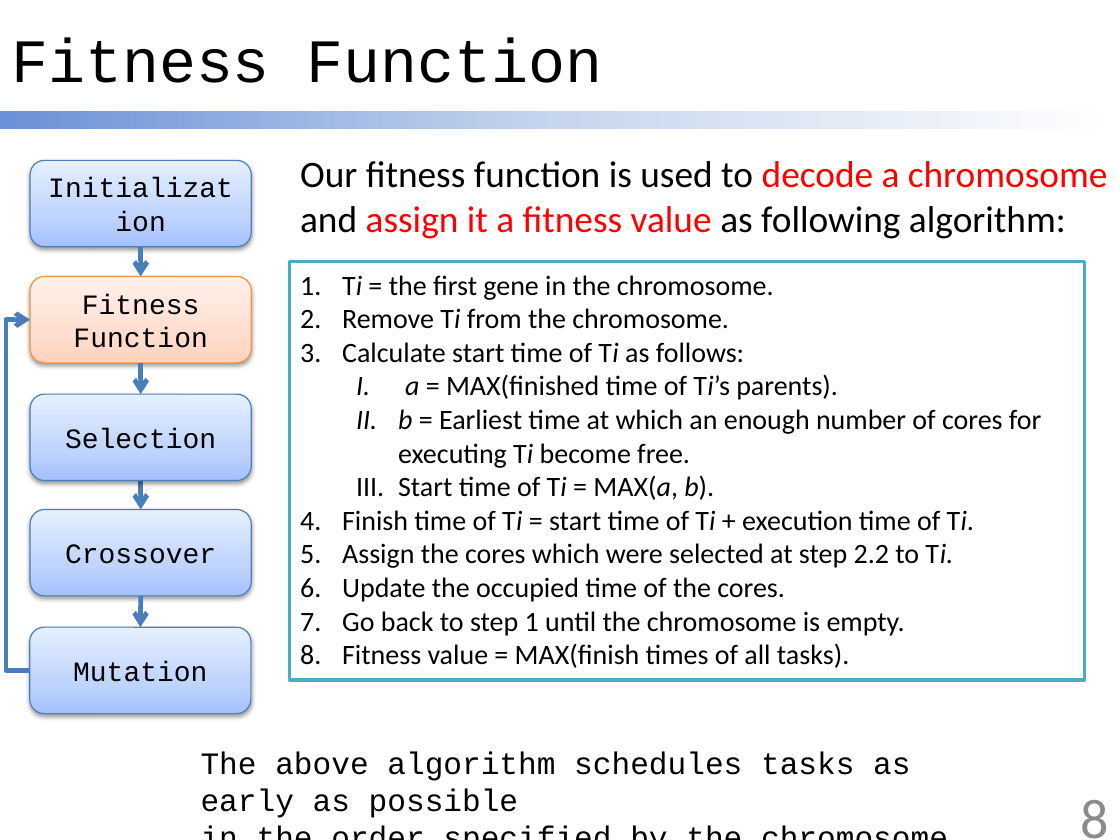
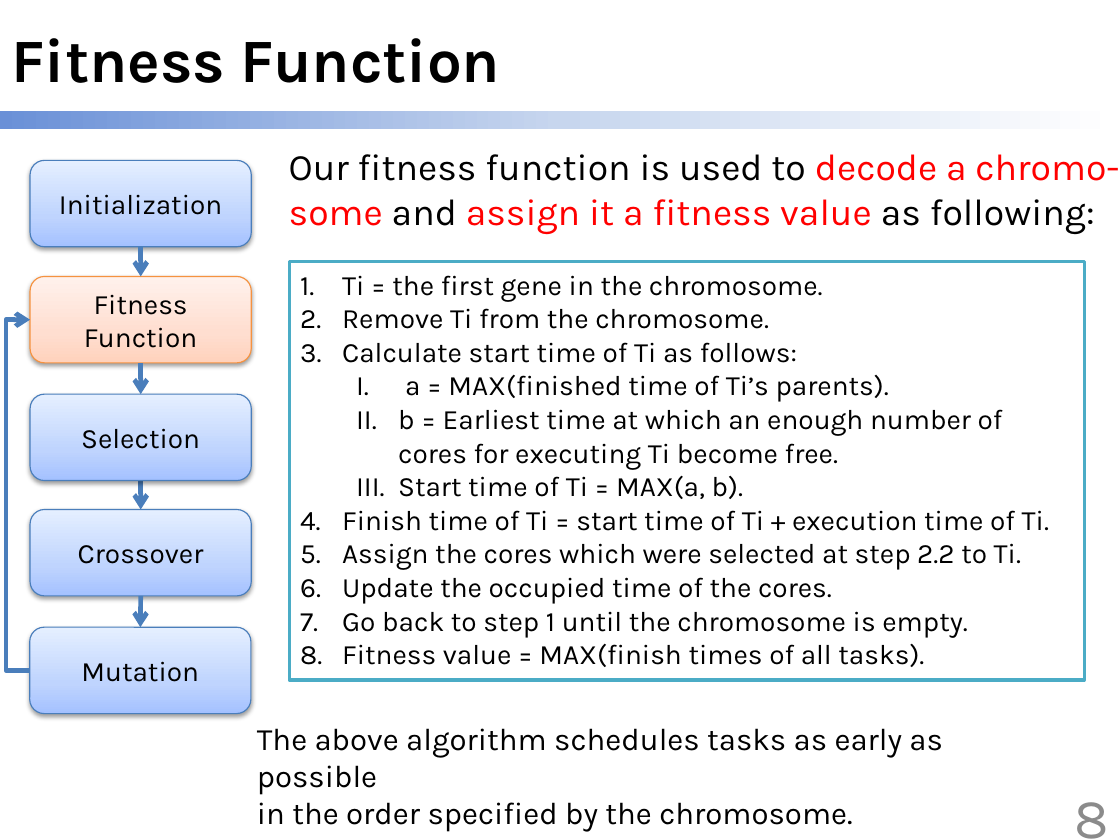
Before and after one commit to scomup/Genetic_Scheduler, a slide deck: slide 8 of ppt.pptx. Drawn at 1120x840 pixels with LibreOffice and Linux fonts; fonts in the diff are those of the drawing. Boxes give left, top, right and bottom in pixels: in the first picture for what was removed or moved away, otherwise in the second. Text is boxed around its words. In the diff, an @@ line names an element or a change of style, - is before the commit and + after.

```diff
--- a/ppt.pptx
+++ b/ppt.pptx
@@ title "Fitness Function" at box(11, 38, 500, 83): font Courier New to Karla, bold on @@
@@ text at box(289, 154, 1119, 235): text changed; font Calibri to Karla @@
-Our fitness function is used to decode a chromosome
-and assign it a fitness value as following algorithm:
+Our fitness function is used to decode a chromo-some and assign it a fitness value as following:
@@ rectangle "Ti = the first gene ..." at box(289, 262, 1084, 681): font Calibri to Karla; italic off in "Ti", "Ti", "Ti", "a Ti’s" and 4 more places @@
@@ font Courier New to Karla in 6 elements at box(30, 160, 251, 246), box(30, 277, 251, 363), box(30, 627, 251, 713), box(30, 510, 251, 596), box(30, 394, 251, 480), box(257, 728, 942, 832) @@
@@ text "The above algorithm schedules tasks ...": place and size @@
-text "The above algorithm schedules tasks ..." at box(201, 751, 910, 818)
+text "The above algorithm schedules tasks ..." at box(257, 728, 942, 832)
@@ page number at box(1075, 802, 1109, 839): font Calibri to Karla @@
```
Also in this commit, not shown: 16 other slides changed, 1 slide removed.
